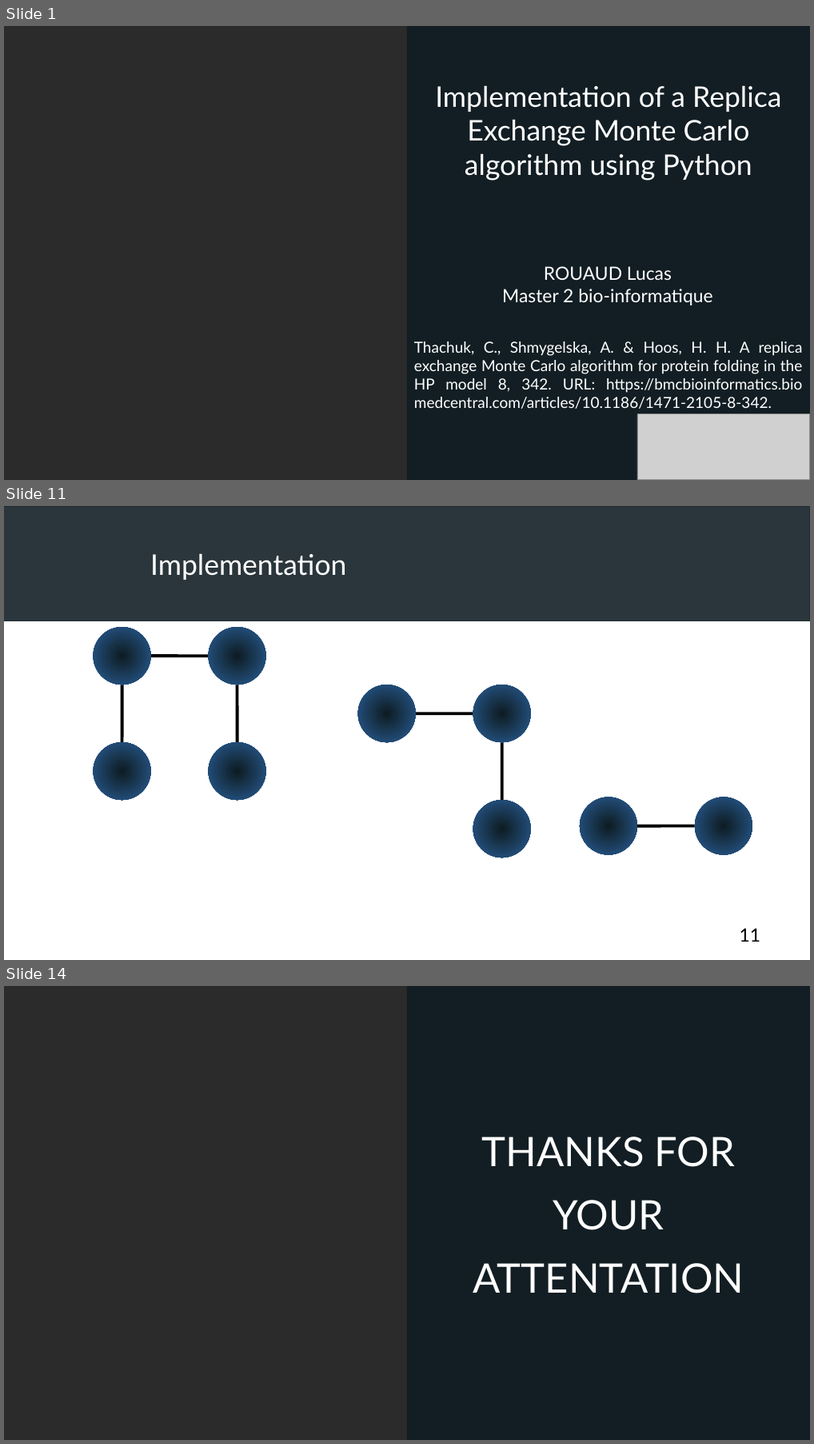
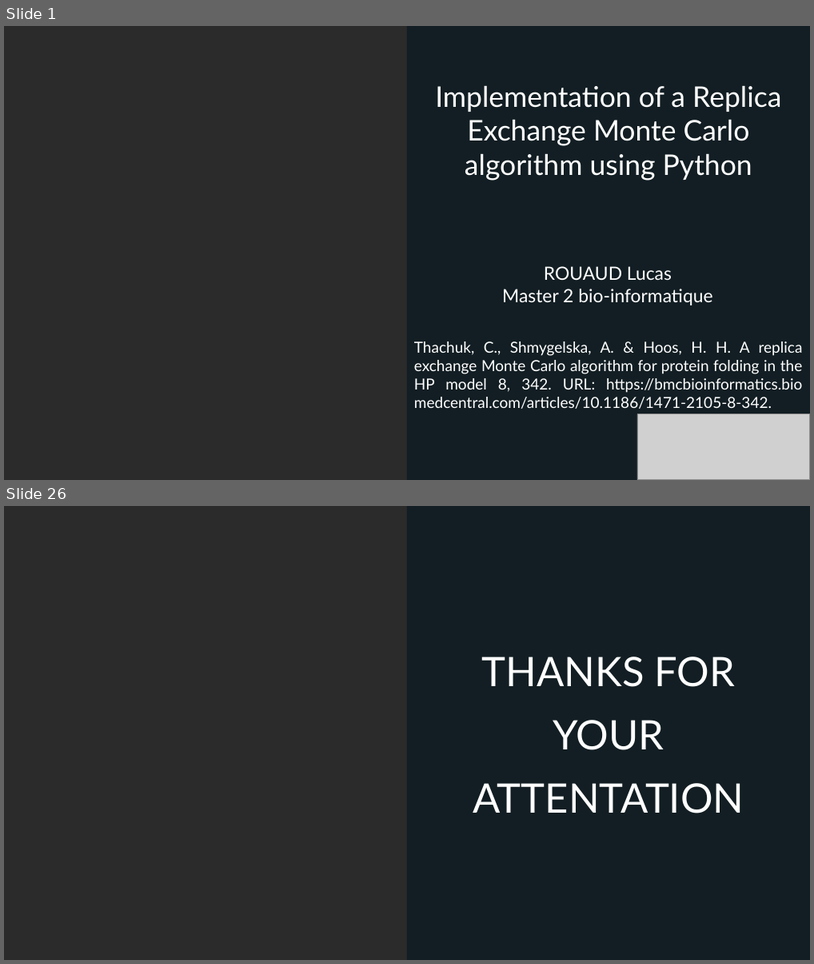
Before and after one commit to FilouPlains/PROJECT_PY_MONTE_CARLO, a slide deck: doc/presentation/ROUAUD_presentation.odp. Shown one above the other, each under a label of ours: slides 1, 11 and 14 before the commit, slides 1 and 26 after it; the slides between them are not shown. The pictures are 814x1444 and 814x964 pixels, drawn with LibreOffice and Linux fonts; fonts in the diff are those of the drawing; grey boxes stand for pictures; background and template pictures are left out; a plain dark background stands for a picture behind light text. Boxes give left, top, right and bottom in pixels: in the first picture for what was removed or moved away, otherwise in the second. Text is boxed around its words. In the diff, an @@ line names an element or a change of style, - is before the commit and + after.

```diff
--- a/doc/presentation/ROUAUD_presentation.odp
+++ b/doc/presentation/ROUAUD_presentation.odp
@@ slide 11 removed at box(4, 506, 810, 960), background #FFFFFF @@
@@ picture removed at box(4, 506, 810, 621) @@
@@ rectangle removed at box(4, 506, 810, 621) @@
@@ text removed at box(150, 554, 346, 580) @@
-Implementation
@@ ellipse removed at box(94, 627, 151, 684) @@
@@ ellipse removed at box(209, 627, 266, 684) @@
@@ line removed from (151, 656) to (209, 656) @@
@@ line removed from (122, 742) to (122, 684) @@
@@ line removed from (238, 684) to (238, 742) @@
@@ ellipse removed at box(358, 684, 416, 742) @@
@@ ellipse removed at box(474, 684, 531, 742) @@
@@ line removed from (416, 713) to (474, 714) @@
@@ ellipse removed at box(94, 742, 151, 800) @@
@@ ellipse removed at box(209, 742, 266, 800) @@
@@ line removed from (502, 742) to (502, 800) @@
@@ ellipse removed at box(474, 800, 531, 858) @@
@@ ellipse removed at box(580, 797, 638, 855) @@
@@ ellipse removed at box(695, 797, 754, 855) @@
@@ line removed from (695, 826) to (638, 826) @@
@@ page number removed at box(740, 928, 762, 941) @@
-11
@@ what was slide 14 is now slide 26 @@
```
Also in this commit, not shown: 8 slides changed, 16 slides added, 3 other slides removed, 1 other file.
